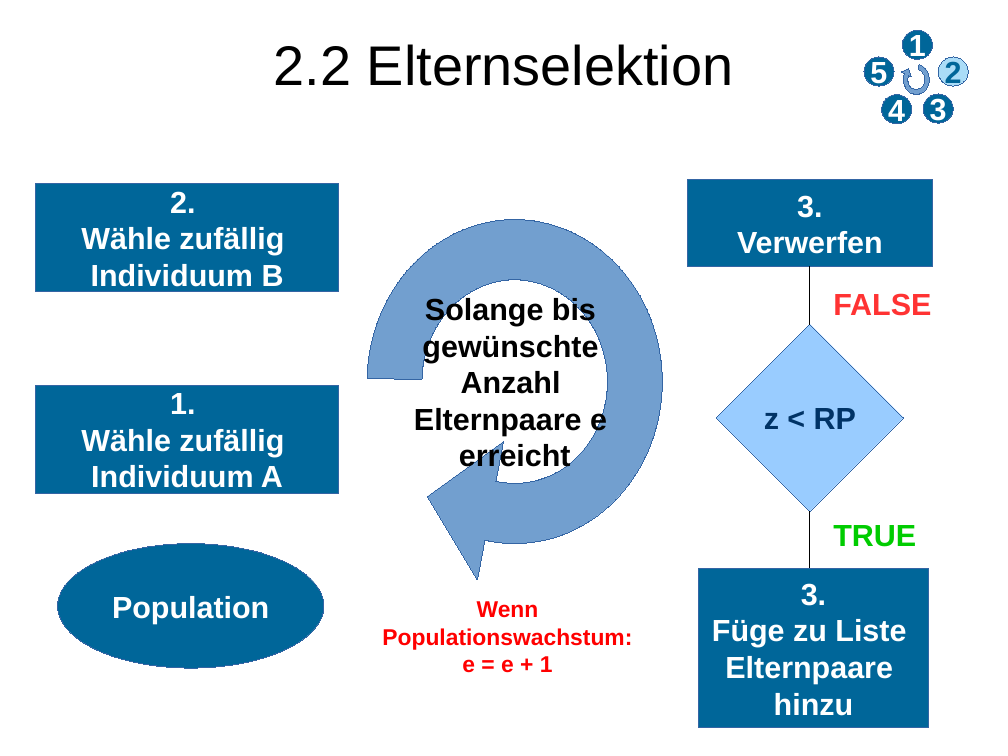
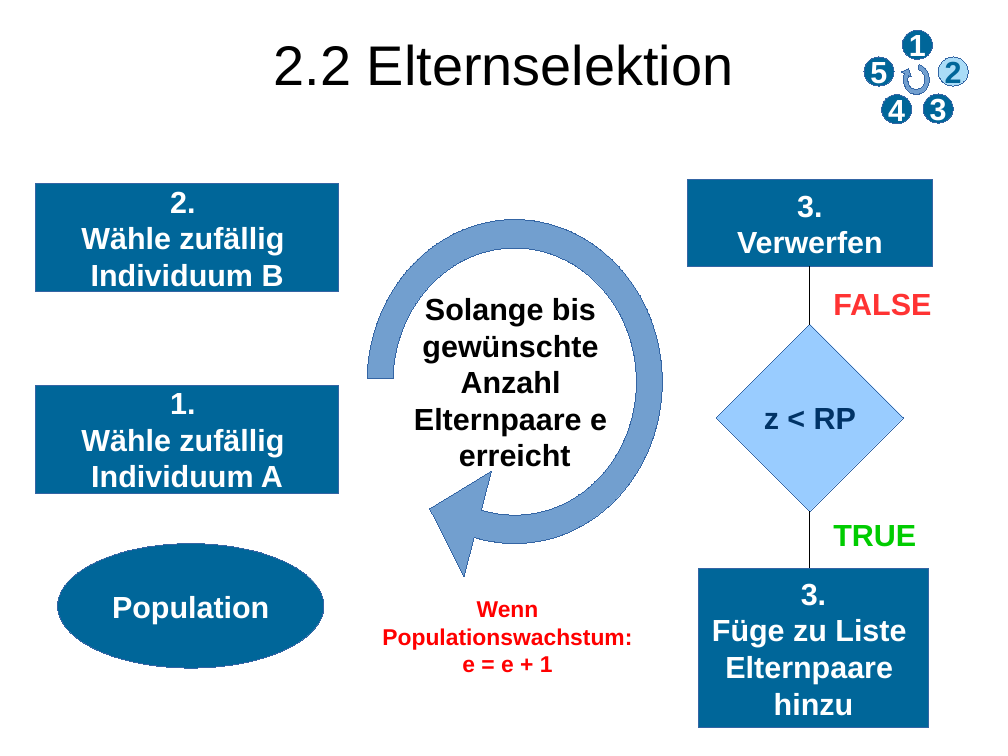
Before and after one commit to lblissett/evo-project, a slide deck: slide 5 of src/data/presentation/geopras/Vortrag_Evo_ErsterTeil.odp. Drawn at 1008x756 pixels with LibreOffice and Linux fonts; fonts in the diff are those of the drawing. Boxes give left, top, right and bottom in pixels: in the first picture for what was removed or moved away, otherwise in the second. Text is boxed around its words. In the diff, an @@ line names an element or a change of style, - is before the commit and + after.

```diff
--- a/src/data/presentation/geopras/Vortrag_Evo_ErsterTeil.odp
+++ b/src/data/presentation/geopras/Vortrag_Evo_ErsterTeil.odp
@@ freeform shape "Solange bis" at box(368, 220, 663, 543): outline redrawn @@
```
Also in this commit, not shown: 2 other slides changed, 10 other files.
